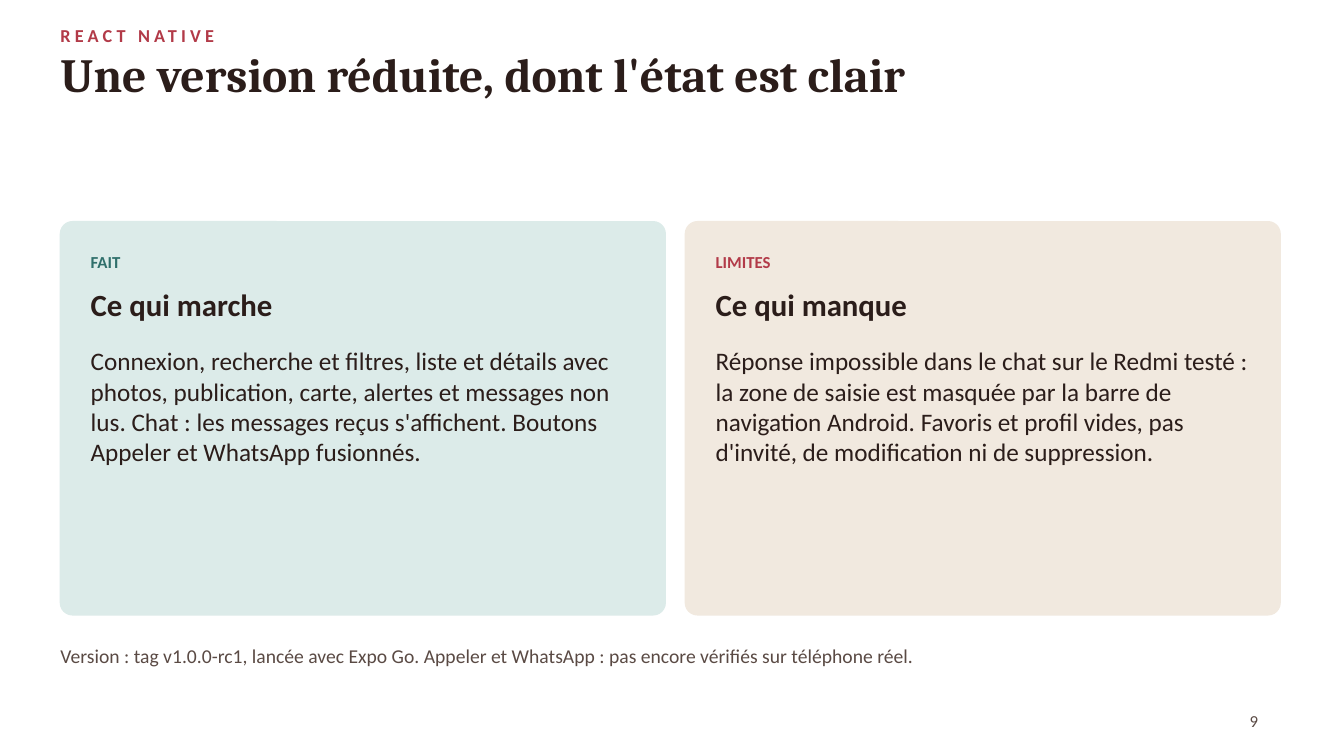
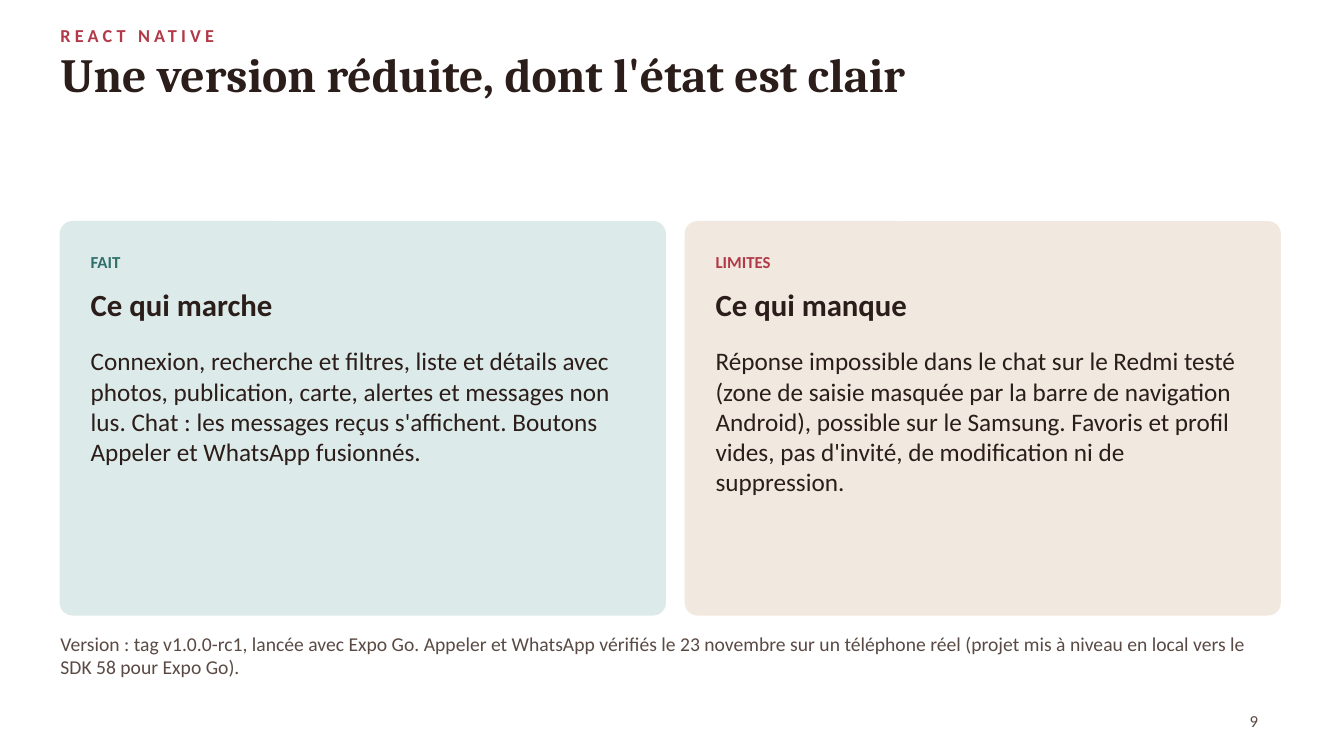
Before and after one commit to saadaouiMahmoud55/vesta, a slide deck: slide 9 of docs/report/final/Vesta-soutenance-finale.pptx. Drawn at 1344x756 pixels with LibreOffice and Linux fonts; fonts in the diff are those of the drawing. Boxes give left, top, right and bottom in pixels: in the first picture for what was removed or moved away, otherwise in the second. Text is boxed around its words. In the diff, an @@ line names an element or a change of style, - is before the commit and + after.

```diff
--- a/docs/report/final/Vesta-soutenance-finale.pptx
+++ b/docs/report/final/Vesta-soutenance-finale.pptx
@@ text at [716, 352, 1235, 495]: text changed @@
-Réponse impossible dans le chat sur le Redmi testé : la zone de saisie est masquée par la barre de navigation Android. Favoris et profil vides, pas d'invité, de modification ni de suppression.
+Réponse impossible dans le chat sur le Redmi testé (zone de saisie masquée par la barre de navigation Android), possible sur le Samsung. Favoris et profil vides, pas d'invité, de modification ni de suppression.
@@ text at [60, 637, 1244, 677]: text changed @@
-Version : tag v1.0.0-rc1, lancée avec Expo Go. Appeler et WhatsApp : pas encore vérifiés sur téléphone réel.
+Version : tag v1.0.0-rc1, lancée avec Expo Go. Appeler et WhatsApp vérifiés le 23 novembre sur un téléphone réel (projet mis à niveau en local vers le SDK 58 pour Expo Go).
```
Also in this commit, not shown: 1 other slide changed, 4 other files.
